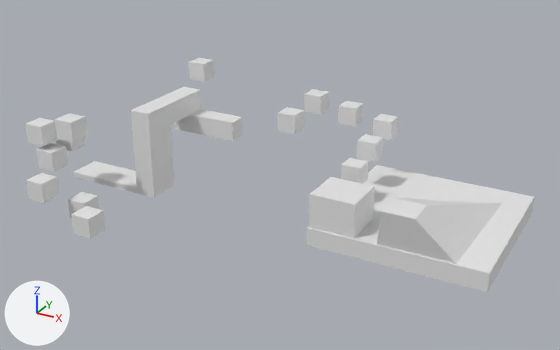
The glTF model public/assets/Level2.glb: old version first, new version second.
One viewpoint serves both versions: a 50 mm camera at (46.3, -148.8, 72.5) aimed at (-28.1, -13.5, 4.8). The lights are fixed; the arrows at lower left show +X, +Y and +Z. Vertices at the same position are counted once.

Objects in the first picture: 'Cube_coll.001', 'Cube_coll.002', 'Cube_coll.003', 'Cube_coll.004', 'Cube_coll.005', 'Cube_coll.006', 'Cube_coll.007', 'Cube_coll.008', 'Cube_coll.009', 'Cube_coll.010', 'Cube_coll.011', 'Cube_coll.012', 'Cube_coll.013', 'Cube_coll.014', 'Cube_coll.015', 'Cube_coll.016', 'Cube_coll.017', 'Cube_coll.018'.
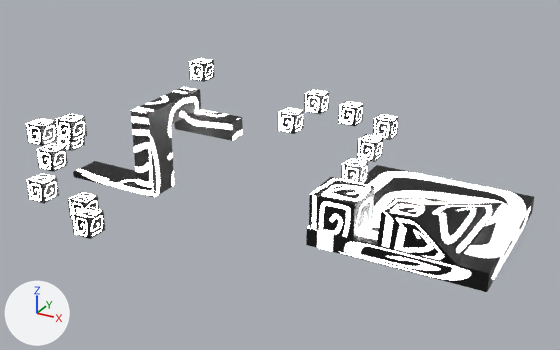
Where the change shows, as pixel boxes [x1, y1, x2, y2] in the pictures (560 x 350 px):
'Cube_coll.005', recoloured
    both: [306, 165, 534, 292]
'Cube_coll.012', recoloured, surface changed
    both: [73, 87, 243, 197]
'Cube_coll.006', recoloured
    both: [377, 198, 502, 264]
'Cube_coll.004', recoloured
    both: [309, 177, 375, 239]
'Cube_coll.008', recoloured
    both: [71, 206, 105, 239]
'Cube_coll.013', recoloured (grey to white)
    both: [26, 173, 59, 204]
'Cube_coll.018', recoloured
    both: [55, 113, 87, 142]
'Cube_coll.014', recoloured (grey to white)
    both: [36, 143, 68, 172]
'Cube_coll.017', recoloured (grey to white)
    both: [26, 118, 58, 146]
'Cube_coll.002', recoloured (grey to white)
    both: [357, 134, 383, 162]
'Cube_coll.011', recoloured
    both: [278, 107, 304, 134]
'Cube_coll.001', recoloured (grey to white)
    both: [341, 158, 368, 183]
'Cube_coll.010', recoloured (grey to white)
    both: [304, 89, 329, 114]
'Cube_coll.003', recoloured
    both: [373, 114, 398, 140]
'Cube_coll.009', recoloured (grey to white)
    both: [338, 101, 363, 126]
'Cube_coll.015', recoloured
    both: [189, 58, 214, 82]
'Cube_coll.007', recoloured
    both: [68, 192, 99, 218]
'Cube_coll.016', recoloured (grey to white)
    both: [56, 137, 85, 151]

What the commit changed:
Picture 'BlockTex' (img_blocktex) is new.
Material 'Material' (mat_material) is new.
Uses the picture img_blocktex.
me_cube_002 has 8 vertices, 12 faces and spans x -17.64..-13.16, y -4.5..-0.02, z 1.64..6.11.
me_cube_002 now uses material mat_material.
me_cube_003 has 8 vertices, 12 faces and spans x -17.85..-13.37, y 4.41..8.89, z 4.25..8.72.
me_cube_003 now uses material mat_material.
me_cube_004 has 8 vertices, 12 faces and spans x -17.65..-13.17, y 13.1..17.57, z 6.67..11.15.
me_cube_004 now uses material mat_material.
me_cube_005 has 8 vertices, 12 faces and spans x -18.18..-7.99, y -18.94..-8.76, z -5.48..4.7.
me_cube_005 now uses material mat_material.
me_cube_006 has 8 vertices, 12 faces and spans x -18.6..19.9, y -19.2..19.3, z -7.1..-3.0.
me_cube_006 now uses material mat_material.
me_cube_007 has 8 vertices, 12 faces and spans x -3.4..14.7, y -20.5..14.0, z -6.4..5.3.
me_cube_007 now uses material mat_material.
me_cube_001 has 8 vertices, 12 faces and spans x -26.73..-22.25, y 13.14..17.61, z 8.49..12.97.
me_cube_001 now uses material mat_material.
me_cube_008 has 8 vertices, 12 faces and spans x -34.64..-30.16, y 10.48..14.96, z 10.99..15.47.
me_cube_008 now uses material mat_material.
me_cube_010 has 8 vertices, 12 faces and spans x -35.98..-31.5, y -0.34..4.13, z 9.29..13.77.
me_cube_010 now uses material mat_material.
me_cube_012 has 40 vertices, 76 faces and spans x -80.4..-44.6, y -22.0..-1.9, z -3.5..16.7.
me_cube_012 is used by ob_cube_coll_012; location (0.0, 0.0, 0.0).
me_cube_012 part 1: texture (UV) coordinates of 76 of 76 faces, centred in x -80.4..-44.6, y -22.0..-1.9, z -3.5..16.7, changed; they spanned u 0.12..0.88, v 0.0..1.0 and now span u 0.0..0.98, v 0.0..1.0.
me_cube_012 now uses material mat_material.
me_cube_013 has 8 vertices, 12 faces and spans x -67.22..-62.74, y -37.66..-33.18, z -4.37..0.11.
me_cube_013 now uses material mat_material.
me_cube_014 has 8 vertices, 12 faces and spans x -57.82..-53.35, y -46.44..-41.97, z -1.91..2.57.
me_cube_014 now uses material mat_material.
me_cube_015 has 8 vertices, 12 faces and spans x -73.06..-68.59, y -43.12..-38.65, z 1.05..5.52.
me_cube_015 now uses material mat_material.
me_cube_016 has 8 vertices, 12 faces and spans x -77.34..-72.87, y -35.33..-30.85, z 4.46..8.94.
me_cube_016 now uses material mat_material.
me_cube_017 has 8 vertices, 12 faces and spans x -63.73..-59.25, y 4.43..8.9, z 16.48..20.95.
me_cube_017 now uses material mat_material.
me_cube_018 has 8 vertices, 12 faces and spans x -77.34..-72.87, y -29.21..-24.73, z 7.21..11.69.
me_cube_018 now uses material mat_material.
me_cube_019 has 8 vertices, 12 faces and spans x -79.88..-75.41, y -35.03..-30.55, z 9.96..14.43.
me_cube_019 now uses material mat_material.
me_cube_020 has 8 vertices, 12 faces and spans x -70.93..-66.45, y -35.03..-30.55, z 12.51..16.98.
me_cube_020 now uses material mat_material.
